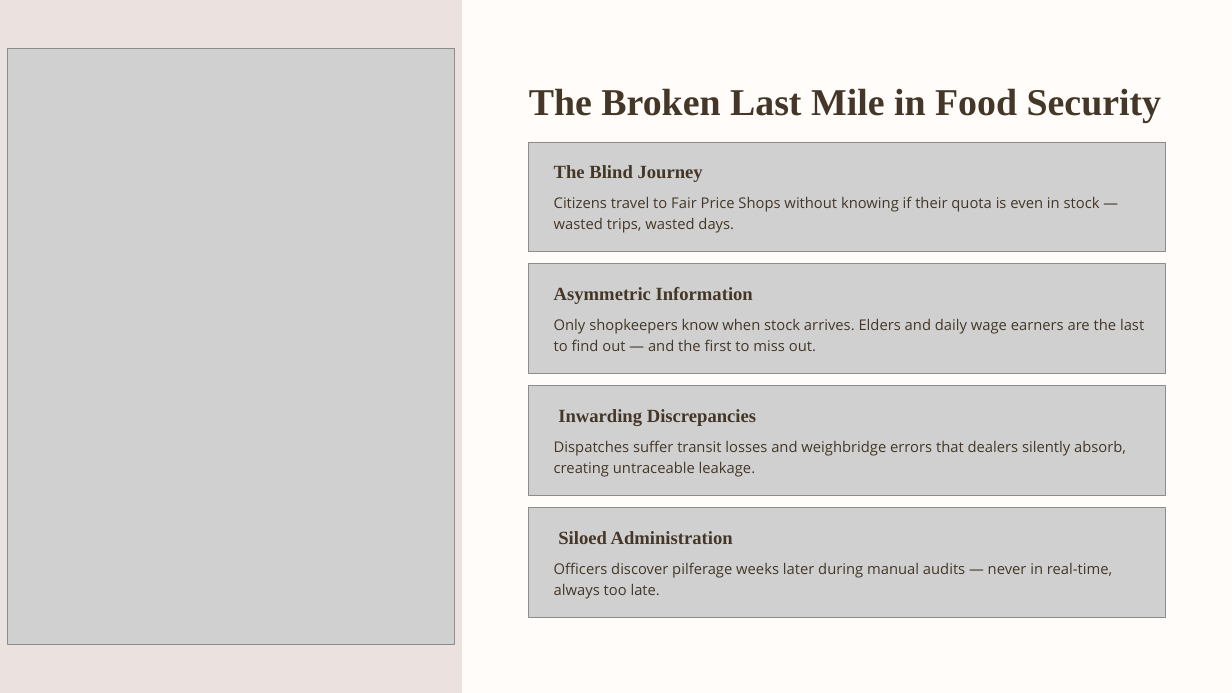
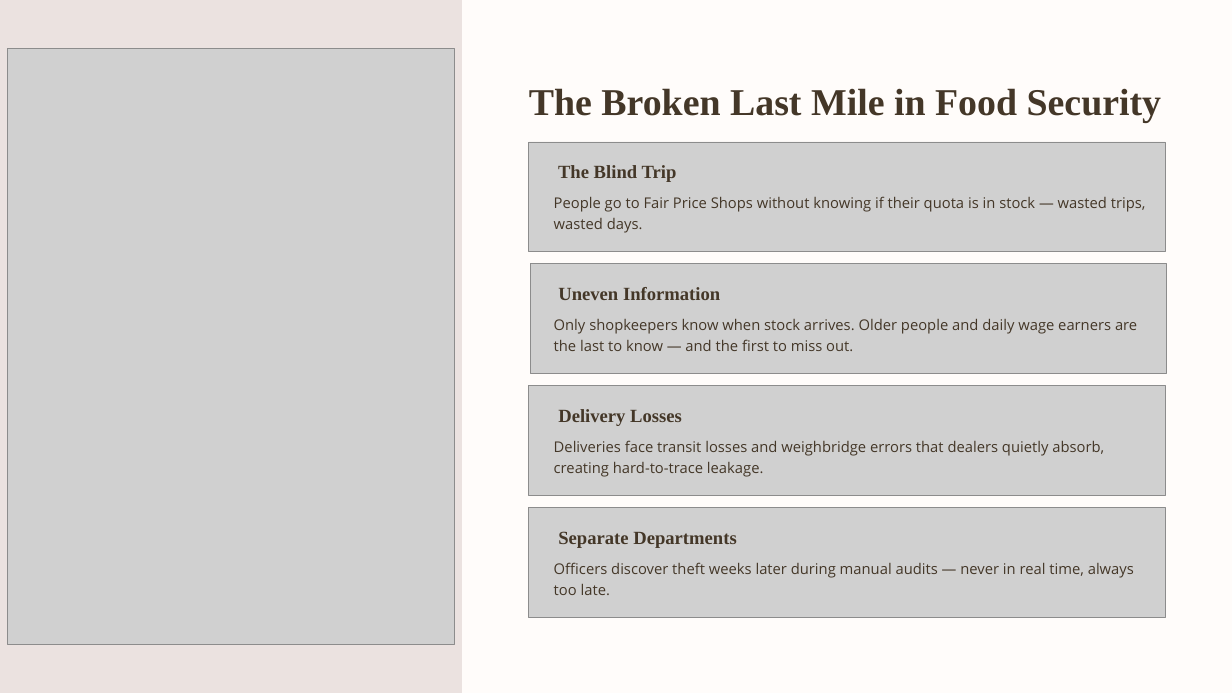
Before and after one commit to amionearth/ARIZON, a slide deck: slide 2 of AriZon-Smart-PDS.pptx. Drawn at 1232x693 pixels with LibreOffice and Linux fonts; fonts in the diff are those of the drawing; grey boxes stand for pictures; background and template pictures are left out. Boxes give left, top, right and bottom in pixels: in the first picture for what was removed or moved away, otherwise in the second. Text is boxed around its words. In the diff, an @@ line names an element or a change of style, - is before the commit and + after.

```diff
--- a/AriZon-Smart-PDS.pptx
+++ b/AriZon-Smart-PDS.pptx
@@ text at (558, 165, 677, 182): text changed @@
-The Blind Journey
+The Blind Trip
@@ text at (554, 196, 1146, 233): text changed @@
-Citizens travel to Fair Price Shops without knowing if their quota is even in stock — wasted trips, wasted days.
+People go to Fair Price Shops without knowing if their quota is in stock — wasted trips, wasted days.
@@ text at (558, 287, 720, 300): text changed @@
-Asymmetric Information
+Uneven Information
@@ text at (554, 319, 1137, 351): text changed @@
-Only shopkeepers know when stock arrives. Elders and daily wage earners are the last to find out — and the first to miss out.
+Only shopkeepers know when stock arrives. Older people and daily wage earners are the last to know — and the first to miss out.
@@ text at (558, 409, 682, 426): text changed @@
-Inwarding Discrepancies
+Delivery Losses
@@ text at (554, 440, 1104, 477): text changed @@
-Dispatches suffer transit losses and weighbridge errors that dealers silently absorb, creating untraceable leakage.
+Deliveries face transit losses and weighbridge errors that dealers quietly absorb, creating hard-to-trace leakage.
@@ text at (558, 531, 736, 548): text changed @@
-Siloed Administration
+Separate Departments
@@ text at (554, 562, 1134, 595): text changed @@
-Officers discover pilferage weeks later during manual audits — never in real-time, always too late.
+Officers discover theft weeks later during manual audits — never in real time, always too late.
```
Also in this commit, not shown: 7 other slides changed.
